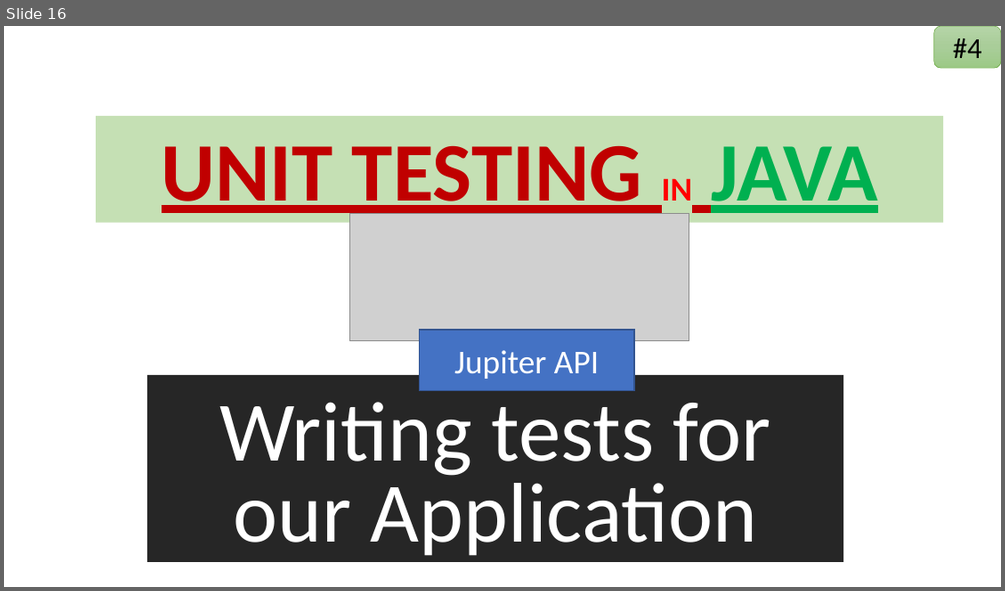
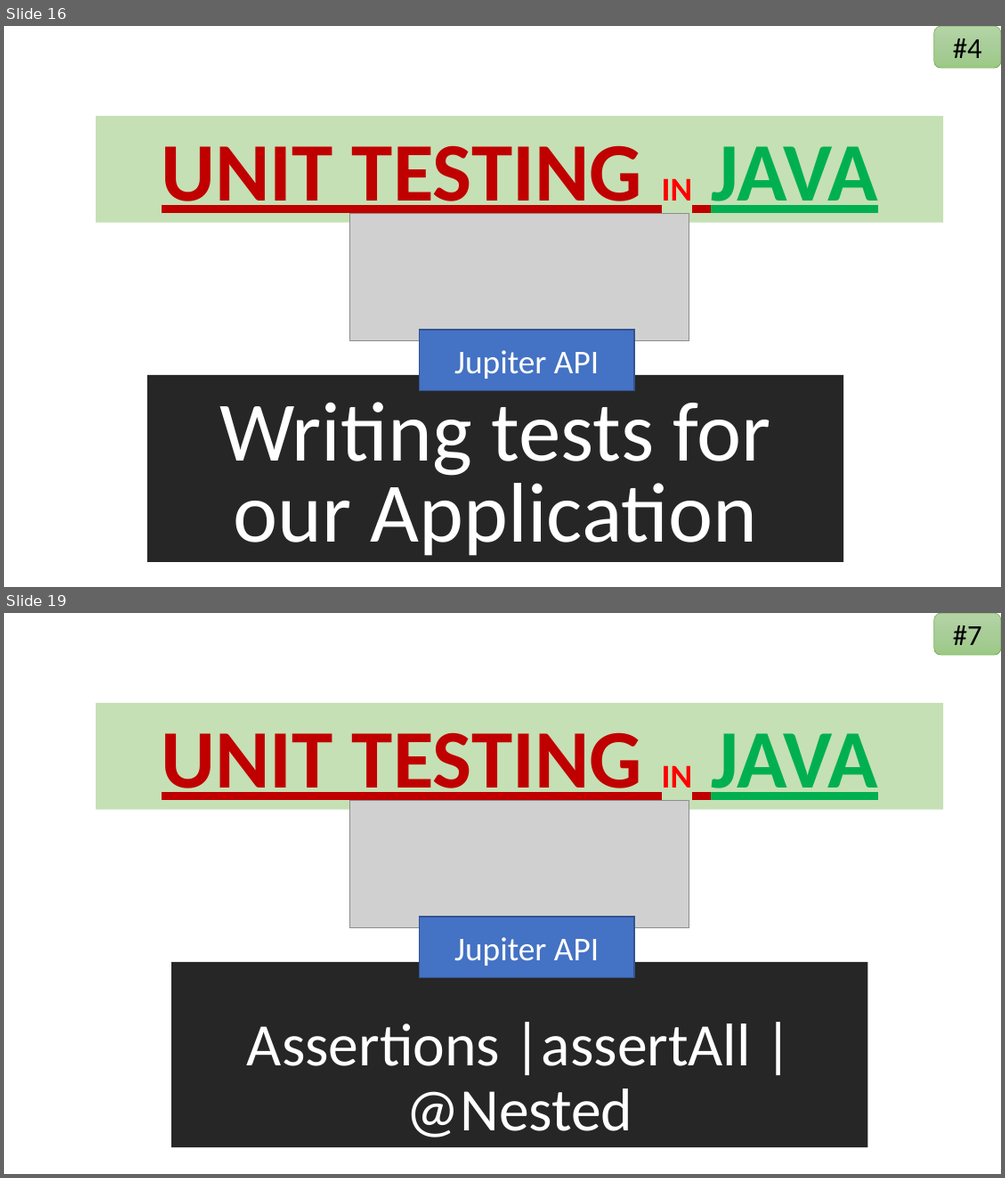
Before and after one commit to codefarm0/Microservices-Testing, a slide deck: UNIT TESTING IN JAVA.pptX. Shown one above the other, each under a label of ours: slide 16 before the commit, slides 16 and 19 after it; the slides between them are not shown. The pictures are 1005x591 and 1005x1178 pixels, drawn with LibreOffice and Linux fonts; fonts in the diff are those of the drawing; grey boxes stand for pictures. Boxes give left, top, right and bottom in pixels: in the first picture for what was removed or moved away, otherwise in the second. Text is boxed around its words. In the diff, an @@ line names an element or a change of style, - is before the commit and + after.

```diff
--- a/UNIT TESTING IN JAVA.pptX
+++ b/UNIT TESTING IN JAVA.pptX
@@ slide 19 added at [4, 613, 1001, 1174], background #FFFFFF @@
@@ rounded rectangle added at [934, 613, 1001, 655], fill gradient #B5D5A7 to #AACE9A to #9CC987, outline #70AD47 0.5 pt, 28 pt, text #000000 @@
+#7
@@ title added at [96, 703, 943, 810], fill #C5E0B4, 80 pt, text #C00000, bold, underline @@
+UNIT TESTING IN JAVA
@@ picture added at [349, 800, 689, 928] @@
@@ rectangle added at [419, 916, 634, 977], fill #4472C4, outline #325491 1 pt, 32 pt, text #FFFFFF @@
+Jupiter API
@@ rectangle added at [171, 962, 867, 1148], fill #262626, 58 pt, text #FFFFFF @@
+Assertions |assertAll | @Nested
```
Also in this commit, not shown: 4 other slides added, 3 other files.
